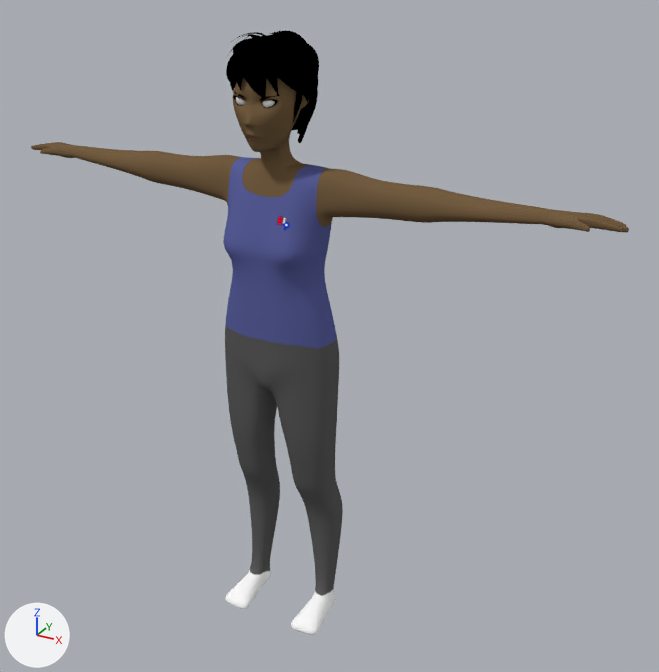
Renders of the Blender file Oxi/Source Art/Characters/Ice Pick/IcePick_Base.blend from each side of a commit.
Before and after are seen from a camera (50 mm lens) standing at (9.63, -14.8, 14.92) and looking at (0.87, 1.13, 6.96). The lights are fixed; the arrows at lower left show +X, +Y and +Z.

The scene before the commit, as lines of its bpy script (objects in view):
```python
ob_body = bpy.data.objects.new('Body', me_cube_000)
ob_body.location = (0.0, 0.0, 0.0)
ob_hair = bpy.data.objects.new('Hair', me_zhair_nurbspath_040)
ob_hair.location = (0.0, 0.0, 0.0)
ob_head = bpy.data.objects.new('Head', me_cube_003)
ob_head.location = (0.0, 0.0, 0.0)
```
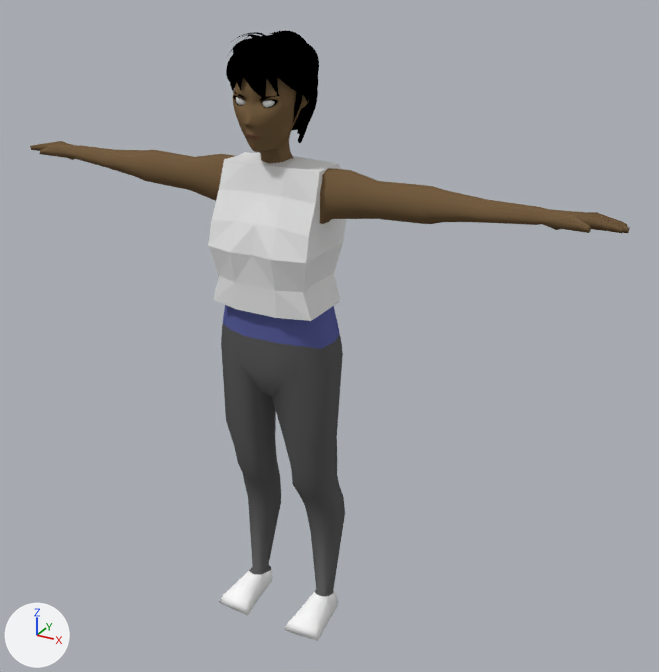
Diff of the bpy script that builds the scene:
```diff
--- a/Oxi/Source Art/Characters/Ice Pick/IcePick_Base.blend.py
+++ b/Oxi/Source Art/Characters/Ice Pick/IcePick_Base.blend.py
@@ me_cylinder @@
+me_cylinder.from_pydata(...)  # 46 vertices, 38 faces; spans x 0.0..1.19, y -0.54..1.45, z 7.87..10.9
@@ ob_body @@
 ob_body.material_slots[2].link = 'OBJECT'; ob_body.material_slots[2].material = mat_ice_pick_eyes_001
-_m = ob_body.modifiers.new('Subsurf', 'SUBSURF')
-_m.levels = 2
-_m = ob_body.modifiers.new('Triangulate', 'TRIANGULATE')
@@ ob_jacket @@
+ob_jacket = bpy.data.objects.new('Jacket', me_cylinder)
+ob_jacket.location = (0.0, 0.0, 0.0)
+_m = ob_jacket.modifiers.new('Mirror', 'MIRROR')
+_m.use_clip = True
```

Boxes [x1, y1, x2, y2] around the edits, measured in the pictures (659 x 672 px):
'Body', modifiers changed
    before: [31, 142, 629, 635]
    after: [30, 141, 630, 641]
'Jacket', added
    after: [208, 152, 346, 321]
